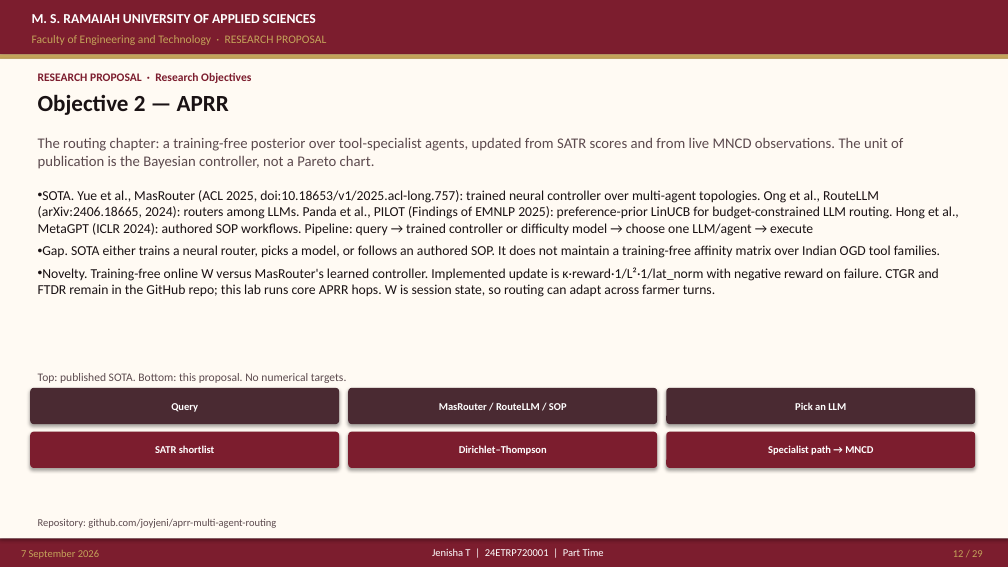
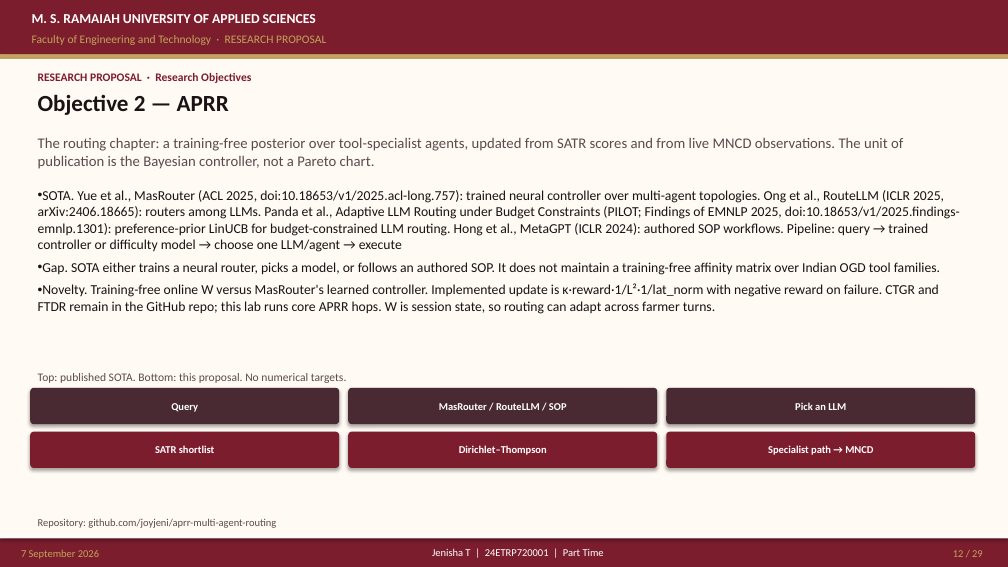
Before and after one commit to joyjeni/phd-agentic-ai-master, a slide deck: slide 12 of ACRS_PhD_Proposal_JenishaT_24ETRP720001.pptx. Drawn at 1008x567 pixels with LibreOffice and Linux fonts; fonts in the diff are those of the drawing. Boxes give left, top, right and bottom in pixels: in the first picture for what was removed or moved away, otherwise in the second. Text is boxed around its words. In the diff, an @@ line names an element or a change of style, - is before the commit and + after.

```diff
--- a/ACRS_PhD_Proposal_JenishaT_24ETRP720001.pptx
+++ b/ACRS_PhD_Proposal_JenishaT_24ETRP720001.pptx
@@ text at (38, 190, 960, 252): text changed @@
-• SOTA. Yue et al., MasRouter (ACL 2025, doi:10.18653/v1/2025.acl-long.757): trained neural controller over multi-agent topologies. Ong et al., RouteLLM (arXiv:2406.18665, 2024): routers among LLMs. Panda et al., PILOT (Findings of EMNLP 2025): preference-prior LinUCB for budget-constrained LLM routing. Hong et al., MetaGPT (ICLR 2024): authored SOP workflows. Pipeline: query → trained controller or difficulty model → choose one LLM/agent → execute
+• SOTA. Yue et al., MasRouter (ACL 2025, doi:10.18653/v1/2025.acl-long.757): trained neural controller over multi-agent topologies. Ong et al., RouteLLM (ICLR 2025, arXiv:2406.18665): routers among LLMs. Panda et al., Adaptive LLM Routing under Budget Constraints (PILOT; Findings of EMNLP 2025, doi:10.18653/v1/2025.findings-emnlp.1301): preference-prior LinUCB for budget-constrained LLM routing. Hong et al., MetaGPT (ICLR 2024): authored SOP workflows. Pipeline: query → trained controller or difficulty model → choose one LLM/agent → execute
```
Also in this commit, not shown: 7 other slides changed, 36 other files.
